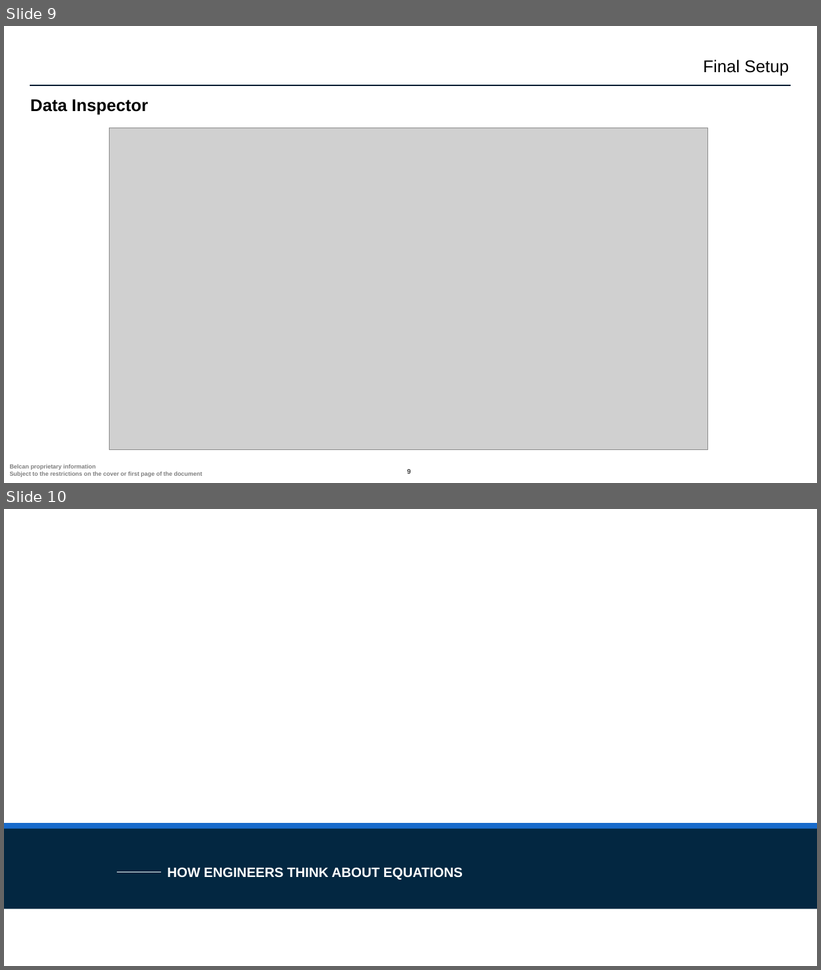
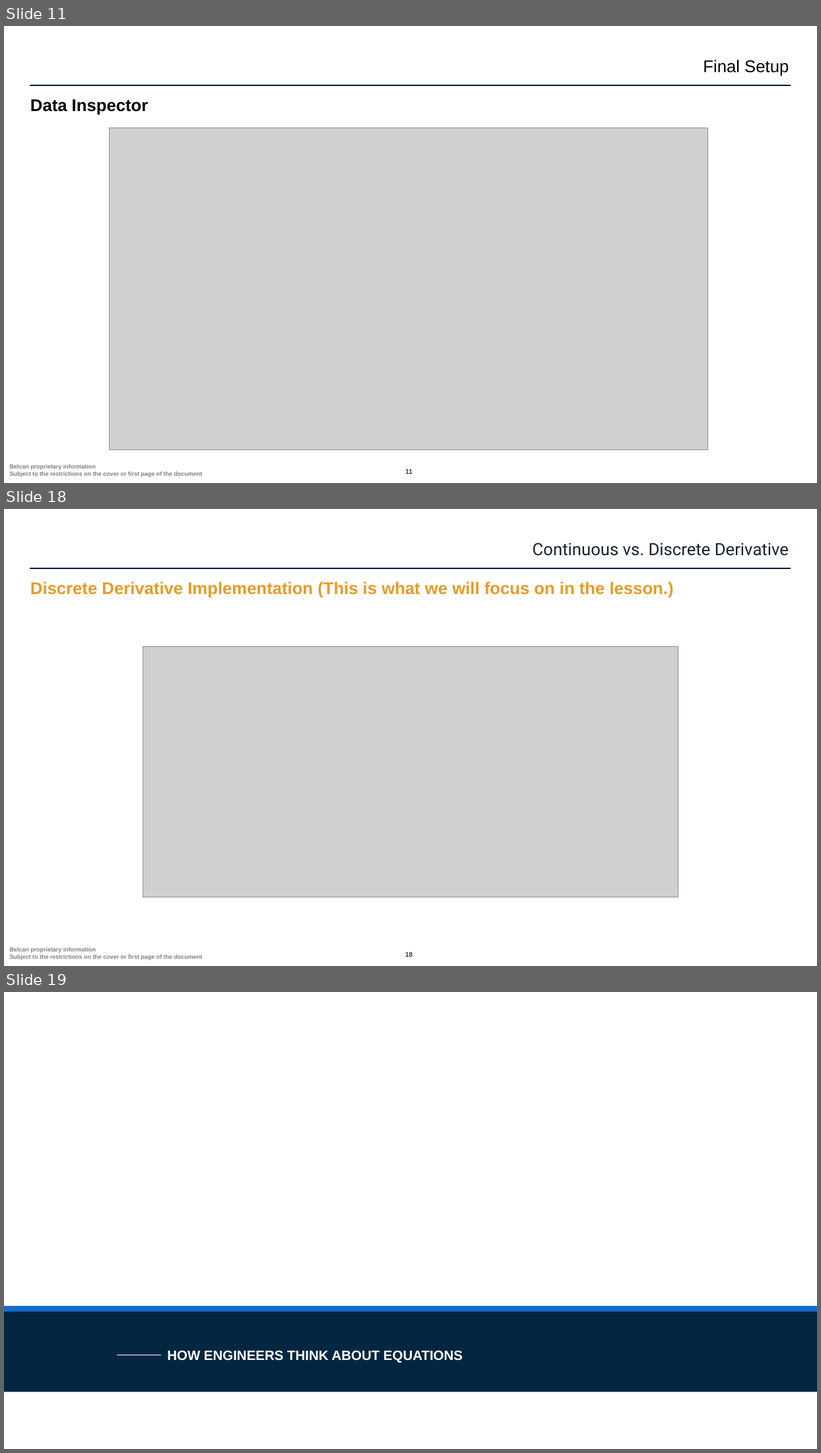
Before and after one commit to ntylerbelcan/aviation-controls-simulink-training-Belcan, a slide deck: ch02/Chapter 2 02_derivative_System.pptx. Shown one above the other, each under a label of ours: slides 9 and 10 before the commit, slides 11, 18 and 19 after it; the slides between them are not shown. The pictures are 821x970 and 821x1453 pixels, drawn with LibreOffice and Linux fonts; fonts in the diff are those of the drawing; grey boxes stand for pictures; background and template pictures are left out. Boxes give left, top, right and bottom in pixels: in the first picture for what was removed or moved away, otherwise in the second. Text is boxed around its words. In the diff, an @@ line names an element or a change of style, - is before the commit and + after.

```diff
--- a/ch02/Chapter 2 02_derivative_System.pptx
+++ b/ch02/Chapter 2 02_derivative_System.pptx
@@ slide 18 added at (x1=4, y1=509, x2=817, y2=966), background #FFFFFF; not listed: 3 template elements that a slide beside it also shows @@
@@ text added at (x1=533, y1=543, x2=789, y2=556), 20 pt, text #172231 @@
+Continuous vs. Discrete Derivative
@@ title added at (x1=30, y1=582, x2=674, y2=598), 20 pt, text #E99A25, bold @@
+Discrete Derivative Implementation (This is what we will focus on in the lesson.)
@@ picture added at (x1=143, y1=646, x2=679, y2=898) @@
@@ what was slide 9 is now slide 11 @@
@@ page number at (x1=405, y1=470, x2=413, y2=474): text changed @@
-9
+11
@@ what was slide 10 is now slide 19 @@
```
Also in this commit, not shown: 9 slides changed, 9 other slides added, 11 other files.
